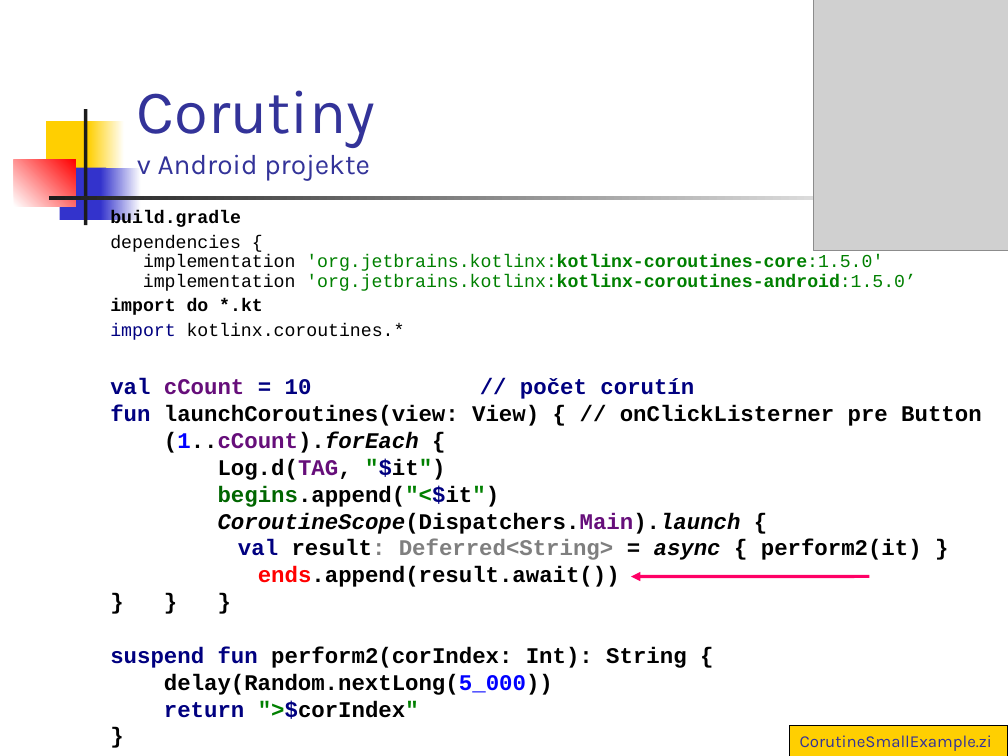
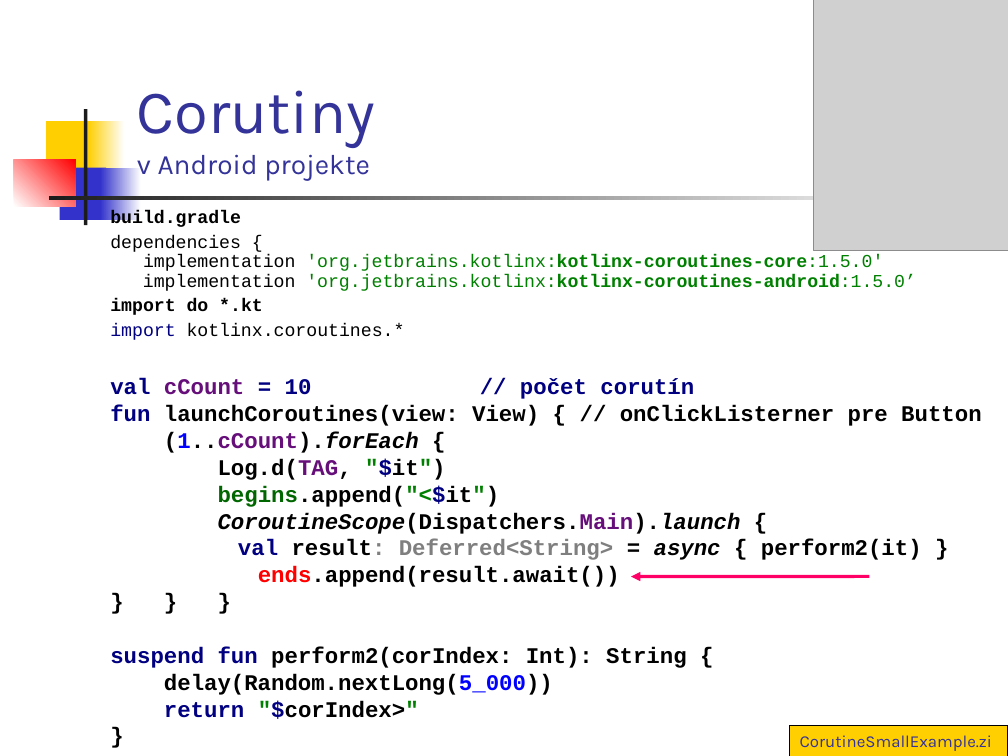
Before and after one commit to vmandro/Prednasky, a slide deck: slide 31 of 10/10_Android.ppt (slide 30 before the commit). Drawn at 1008x756 pixels with LibreOffice and Linux fonts; fonts in the diff are those of the drawing; grey boxes stand for pictures. Boxes give left, top, right and bottom in pixels: in the first picture for what was removed or moved away, otherwise in the second. Text is boxed around its words. In the diff, an @@ line names an element or a change of style, - is before the commit and + after.

```diff
--- a/10/10_Android.ppt
+++ b/10/10_Android.ppt
@@ text at <box>110,647,686,719</box>: text changed @@
-suspend fun perform2(corIndex: Int): String {
-delay(Random.nextLong(5_000))
-return ">$corIndex"
-}
+suspend fun perform2(corIndex: Int): String {
+delay(Random.nextLong(5_000))
+return "$corIndex>"
+}
```
Also in this commit, not shown: 3 other slides changed, 1 slide added, 2 other files.
